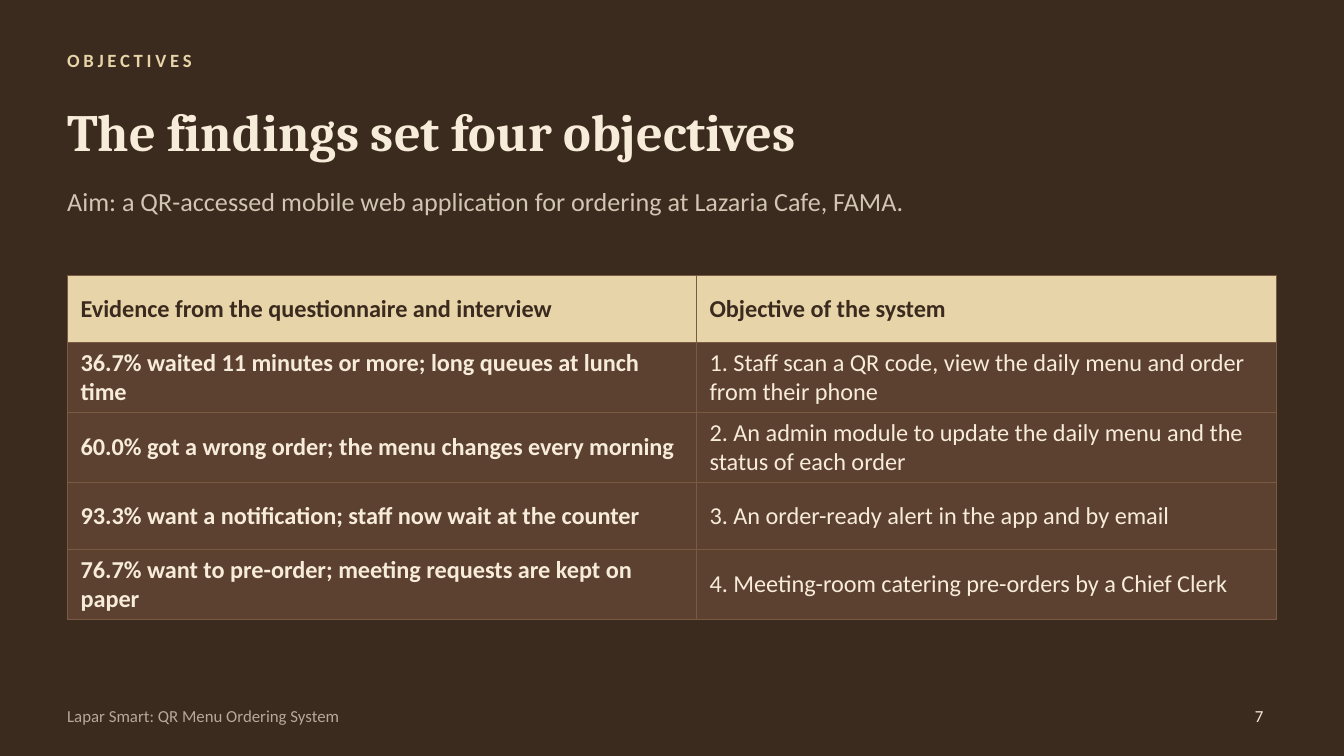
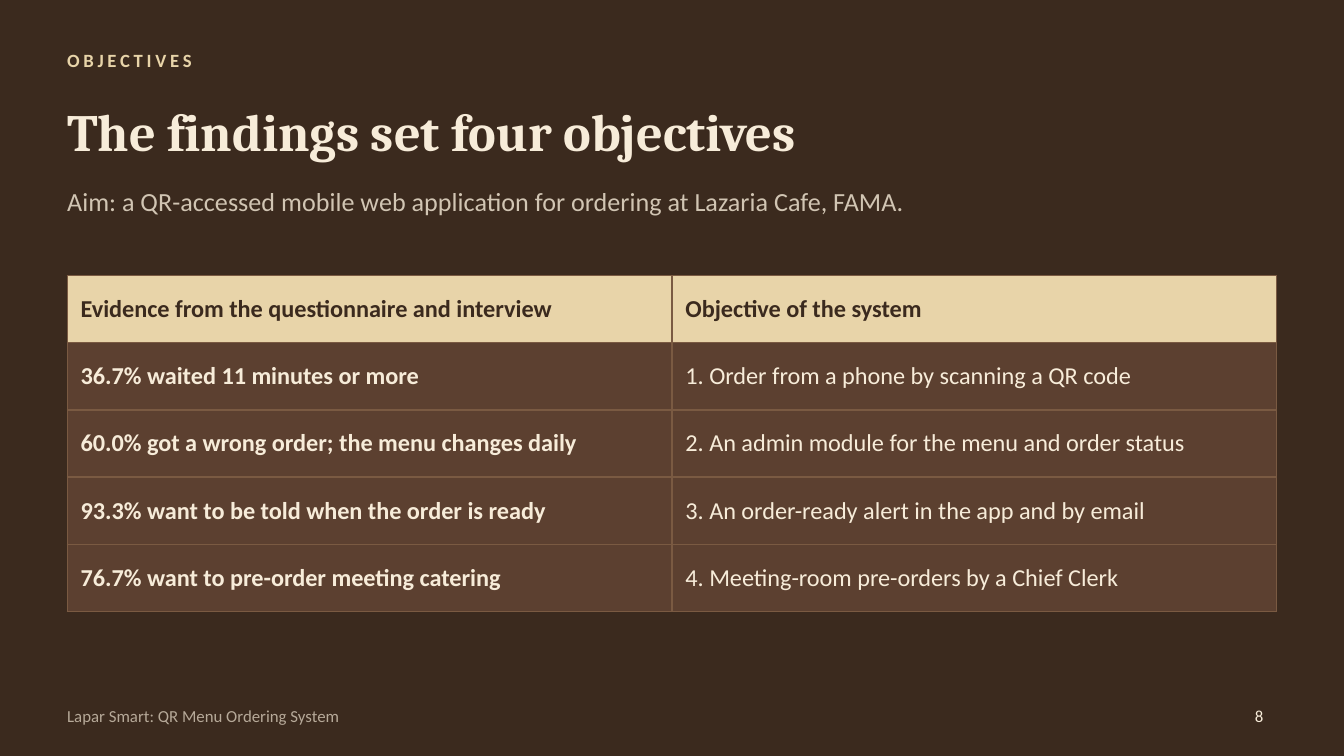
Before and after one commit to ras22hid/lapar-smart, a slide deck: slide 8 of app/static/presentation/LaparSmart_Presentation.pptx (slide 7 before the commit). Drawn at 1344x756 pixels with LibreOffice and Linux fonts; fonts in the diff are those of the drawing. Boxes give left, top, right and bottom in pixels: in the first picture for what was removed or moved away, otherwise in the second. Text is boxed around its words. In the diff, an @@ line names an element or a change of style, - is before the commit and + after.

```diff
--- a/app/static/presentation/LaparSmart_Presentation.pptx
+++ b/app/static/presentation/LaparSmart_Presentation.pptx
@@ table at <box>67,276,1277,594</box> @@
-row 2, column 1: 36.7% waited 11 minutes or more; long queues at lunch time
+row 2, column 1: 36.7% waited 11 minutes or more
-row 2, column 2: 1. Staff scan a QR code, view the daily menu and order from their phone
+row 2, column 2: 1. Order from a phone by scanning a QR code
-row 3, column 1: 60.0% got a wrong order; the menu changes every morning
+row 3, column 1: 60.0% got a wrong order; the menu changes daily
-row 3, column 2: 2. An admin module to update the daily menu and the status of each order
+row 3, column 2: 2. An admin module for the menu and order status
-row 4, column 1: 93.3% want a notification; staff now wait at the counter
+row 4, column 1: 93.3% want to be told when the order is ready
-row 5, column 1: 76.7% want to pre-order; meeting requests are kept on paper
+row 5, column 1: 76.7% want to pre-order meeting catering
-row 5, column 2: 4. Meeting-room catering pre-orders by a Chief Clerk
+row 5, column 2: 4. Meeting-room pre-orders by a Chief Clerk
@@ page number at <box>1255,710,1264,722</box>: text changed @@
-7
+8
```
Also in this commit, not shown: 3 other slides changed, 3 slides added, 1 slide removed, 3 other files.
